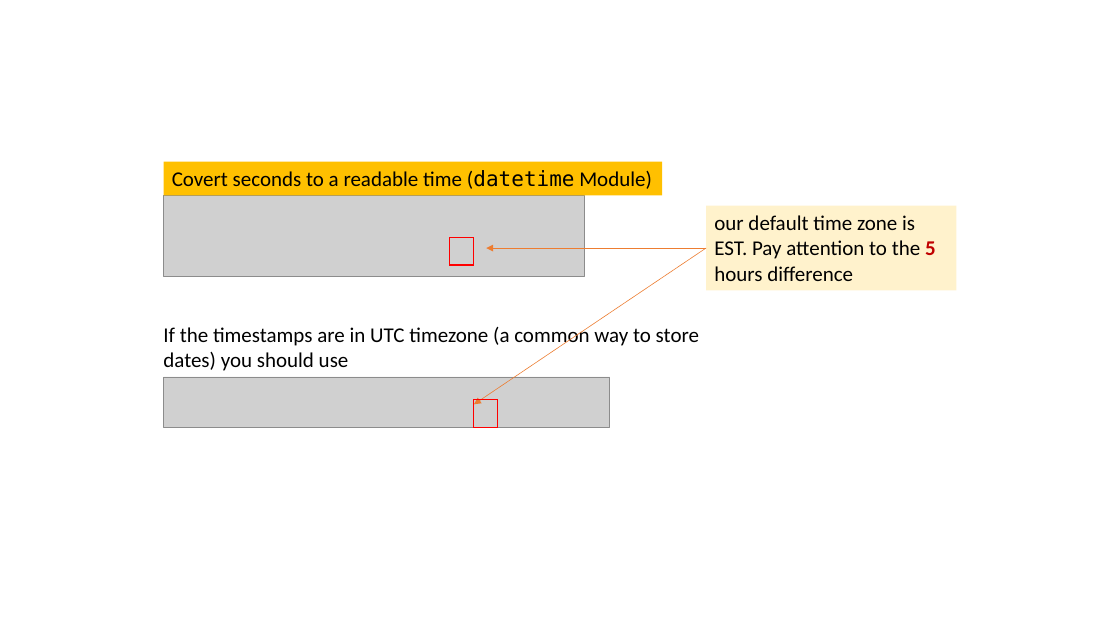
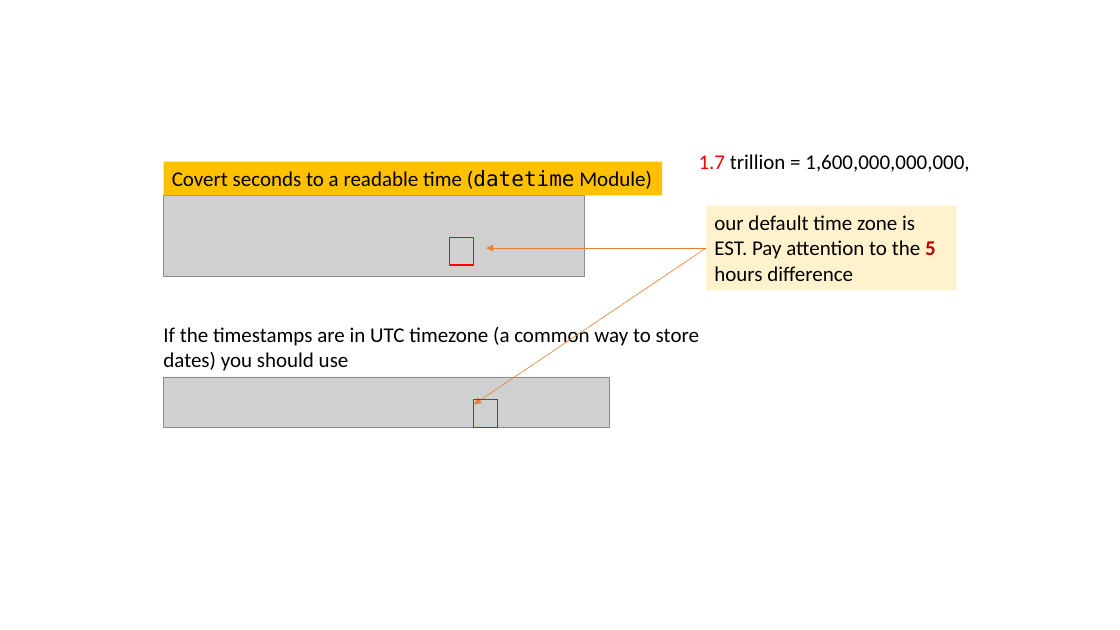
Before and after one commit to frankwxu/digital-forensics-lab, a slide deck: slide 30 of Basic_Computer_Skills_for_Forensics/0_Number_Systems.pptx. Drawn at 1120x630 pixels with LibreOffice and Linux fonts; fonts in the diff are those of the drawing; grey boxes stand for pictures; background and template pictures are left out. Boxes give left, top, right and bottom in pixels: in the first picture for what was removed or moved away, otherwise in the second. Text is boxed around its words. In the diff, an @@ line names an element or a change of style, - is before the commit and + after.

```diff
--- a/Basic_Computer_Skills_for_Forensics/0_Number_Systems.pptx
+++ b/Basic_Computer_Skills_for_Forensics/0_Number_Systems.pptx
@@ text added at [699,154,969,172], 18 pt, text #000000 @@
+1.7 trillion = 1,600,000,000,000,
```
Also in this commit, not shown: 6 other slides changed.
